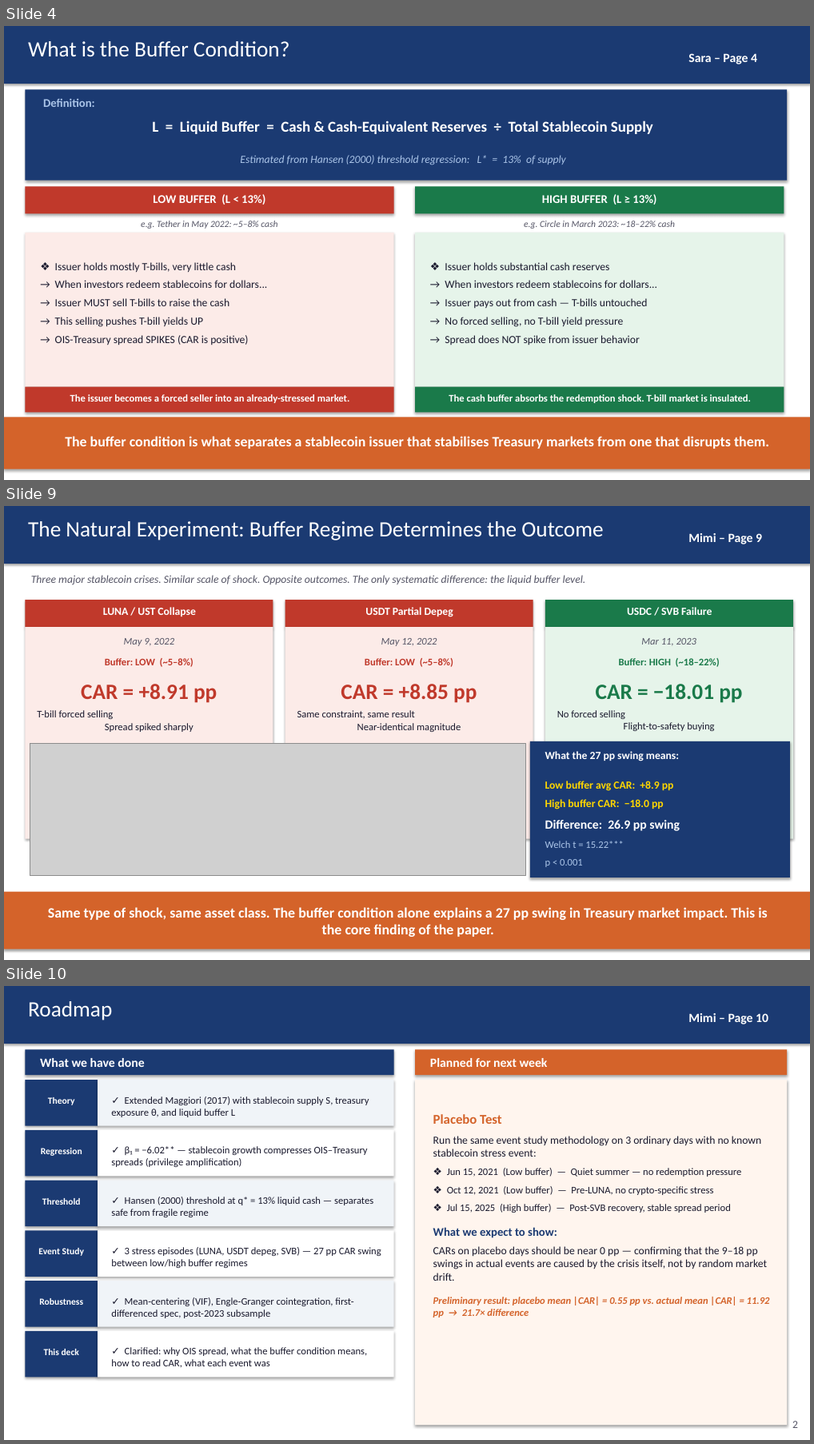
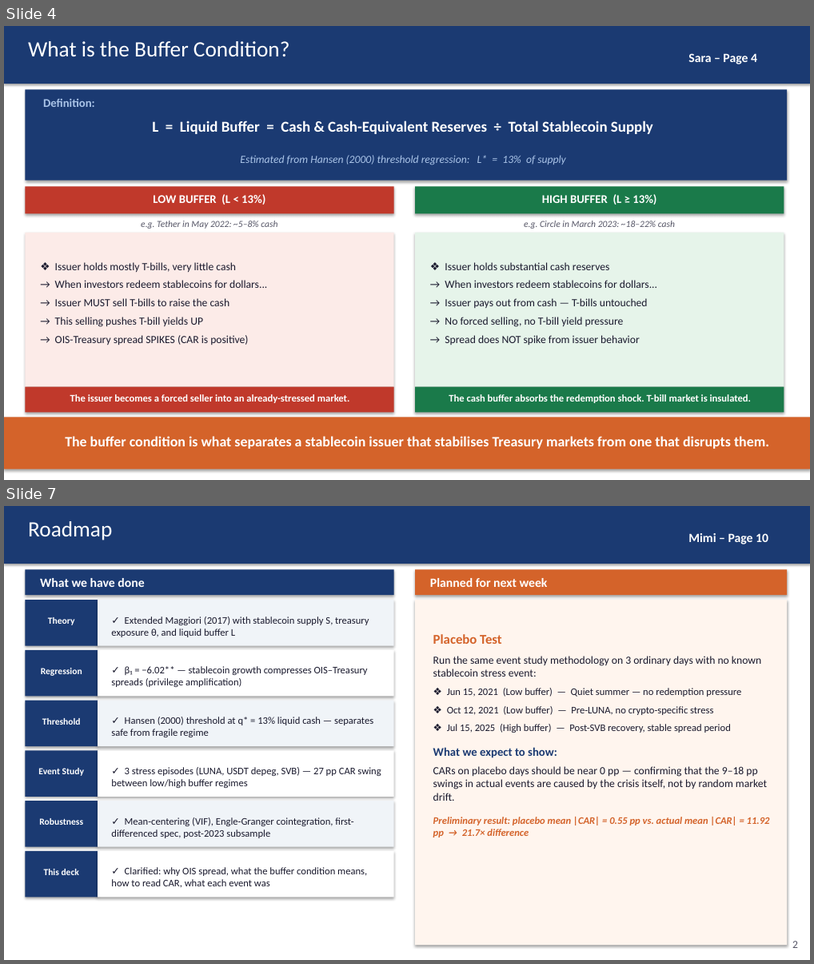
Before and after one commit to kimmireu0921/Stablecoins-and-the-Exorbitant-Privilege, a slide deck: presentations/0526_Stablecoin_Exorbitant_Privilege.pptx. Shown one above the other, each under a label of ours: slides 4, 9 and 10 before the commit, slides 4 and 7 after it; the slides between them are not shown. The pictures are 814x1444 and 814x964 pixels, drawn with LibreOffice and Linux fonts; fonts in the diff are those of the drawing; grey boxes stand for pictures. Boxes give left, top, right and bottom in pixels: in the first picture for what was removed or moved away, otherwise in the second. Text is boxed around its words. In the diff, an @@ line names an element or a change of style, - is before the commit and + after.

Commit message:
updated only Oybek's and Mimi's slides

```diff
--- a/presentations/0526_Stablecoin_Exorbitant_Privilege.pptx
+++ b/presentations/0526_Stablecoin_Exorbitant_Privilege.pptx
@@ slide 9 removed at bbox=[4, 506, 810, 960], background #FFFFFF @@
@@ rectangle removed at bbox=[4, 506, 810, 960] @@
@@ rectangle removed at bbox=[4, 506, 810, 564] @@
@@ text removed at bbox=[28, 521, 603, 540] @@
-The Natural Experiment: Buffer Regime Determines the Outcome
@@ text removed at bbox=[689, 533, 762, 544] @@
-Mimi – Page 9
@@ text removed at bbox=[31, 575, 586, 585] @@
-Three major stablecoin crises. Similar scale of shock. Opposite outcomes. The only systematic difference: the liquid buffer level.
@@ rectangle removed at bbox=[25, 600, 274, 627] @@
@@ rectangle removed at bbox=[286, 600, 534, 627] @@
@@ rectangle removed at bbox=[546, 600, 794, 627] @@
@@ text removed at bbox=[103, 607, 195, 616] @@
-LUNA / UST Collapse
@@ text removed at bbox=[366, 607, 454, 617] @@
-USDT Partial Depeg
@@ text removed at bbox=[627, 607, 712, 615] @@
-USDC / SVB Failure
@@ rectangle removed at bbox=[25, 627, 274, 839] @@
@@ text removed at bbox=[124, 638, 175, 646] @@
-May 9, 2022
@@ rectangle removed at bbox=[286, 627, 534, 839] @@
@@ text removed at bbox=[382, 638, 438, 646] @@
-May 12, 2022
@@ rectangle removed at bbox=[546, 627, 794, 839] @@
@@ text removed at bbox=[642, 638, 698, 646] @@
-Mar 11, 2023
@@ text removed at bbox=[105, 658, 194, 667] @@
-Buffer: LOW (~5–8%)
@@ text removed at bbox=[365, 658, 454, 667] @@
-Buffer: LOW (~5–8%)
@@ text removed at bbox=[619, 658, 720, 667] @@
-Buffer: HIGH (~18–22%)
@@ text removed at bbox=[81, 684, 217, 703] @@
-CAR = +8.91 pp
@@ text removed at bbox=[341, 684, 477, 703] @@
-CAR = +8.85 pp
@@ text removed at bbox=[596, 684, 742, 703] @@
-CAR = −18.01 pp
@@ text removed at bbox=[37, 710, 194, 732] @@
-T-bill forced selling
-Spread spiked sharply
@@ text removed at bbox=[298, 710, 461, 732] @@
-Same constraint, same result
-Near-identical magnitude
@@ text removed at bbox=[558, 710, 714, 731] @@
-No forced selling
-Flight-to-safety buying
@@ picture removed at bbox=[30, 743, 526, 875] @@
@@ rectangle removed at bbox=[530, 741, 790, 877] @@
@@ text removed at bbox=[546, 751, 679, 761] @@
-What the 27 pp swing means:
@@ text removed at bbox=[546, 780, 680, 867] @@
-Low buffer avg CAR: +8.9 pp
-High buffer CAR: −18.0 pp
-Difference: 26.9 pp swing
-Welch t = 15.22***
-p < 0.001
@@ rectangle removed at bbox=[4, 892, 810, 949] @@
@@ text removed at bbox=[48, 907, 767, 936] @@
-Same type of shock, same asset class. The buffer condition alone explains a 27 pp swing in Treasury market impact. This is the core finding of the paper.
@@ text removed at bbox=[793, 948, 798, 952] @@
-9
@@ what was slide 10 is now slide 7 @@
```
Also in this commit, not shown: 2 slides changed, 2 other slides removed, 1 other file.
